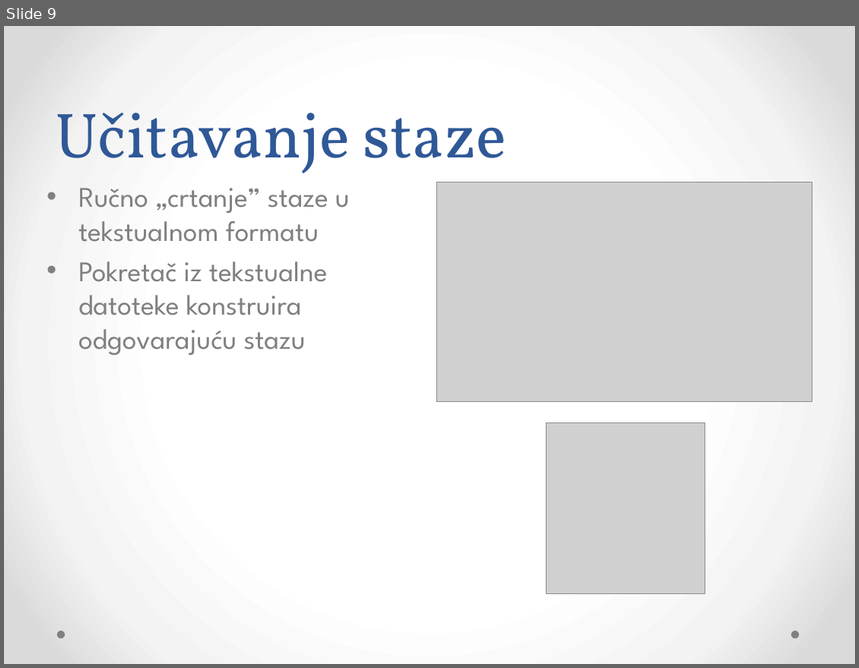
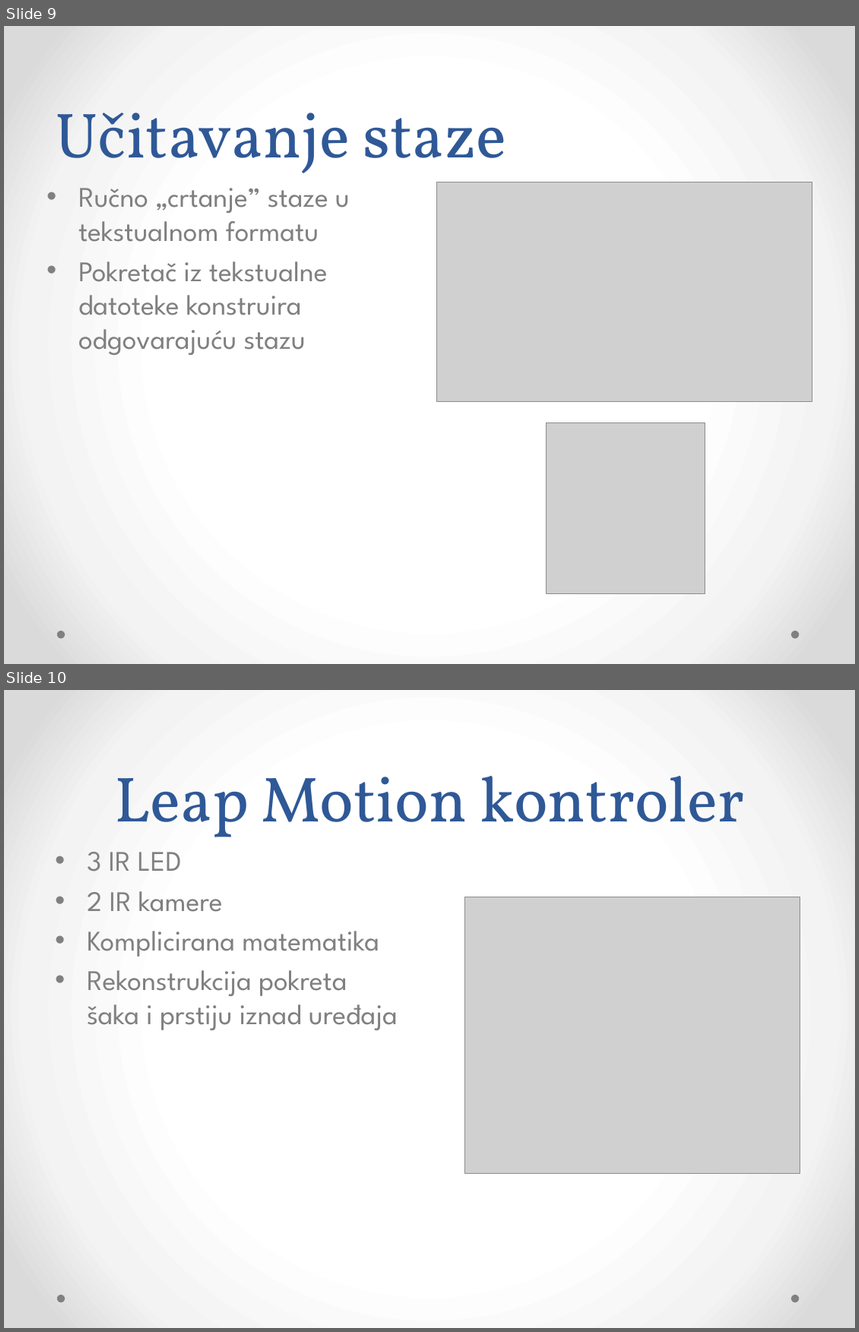
Before and after one commit to Bojanovski/IG-Project, a slide deck: Dokumentacija/Prezentacija.pptx. Shown one above the other, each under a label of ours: slide 9 before the commit, slides 9 and 10 after it. The pictures are 859x668 and 859x1332 pixels, drawn with LibreOffice and Linux fonts; fonts in the diff are those of the drawing; grey boxes stand for pictures. Boxes give left, top, right and bottom in pixels: in the first picture for what was removed or moved away, otherwise in the second. Text is boxed around its words. In the diff, an @@ line names an element or a change of style, - is before the commit and + after.

Commit message:
Prezentacija za Leap

```diff
--- a/Dokumentacija/Prezentacija.pptx
+++ b/Dokumentacija/Prezentacija.pptx
@@ slide 10 added at <box>4,690,855,1328</box>, background gradient #FFFFFF to #F4F4F4 to #DADADA; not listed: 2 template elements that a slide beside it also shows @@
@@ title added at <box>114,776,745,837</box>, 54 pt, text #2F5897 @@
+Leap Motion kontroler
@@ text added at <box>87,852,398,1030</box>, 24 pt, text #808080 @@
+• 3 IR LED
+• 2 IR kamere
+• Komplicirana matematika
+• Rekonstrukcija pokreta
+  šaka i prstiju iznad uređaja
@@ picture added at <box>465,897,800,1173</box> @@
```
Also in this commit, not shown: 1 other slide added, 2 other files.
